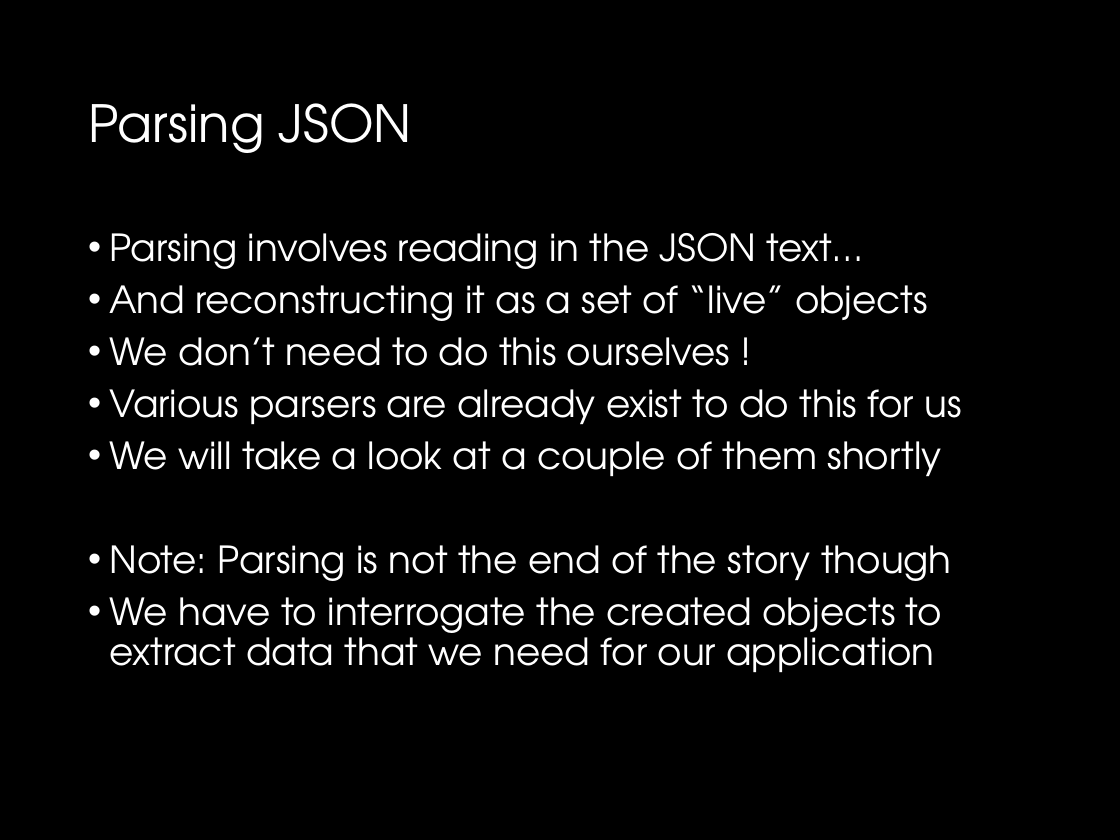
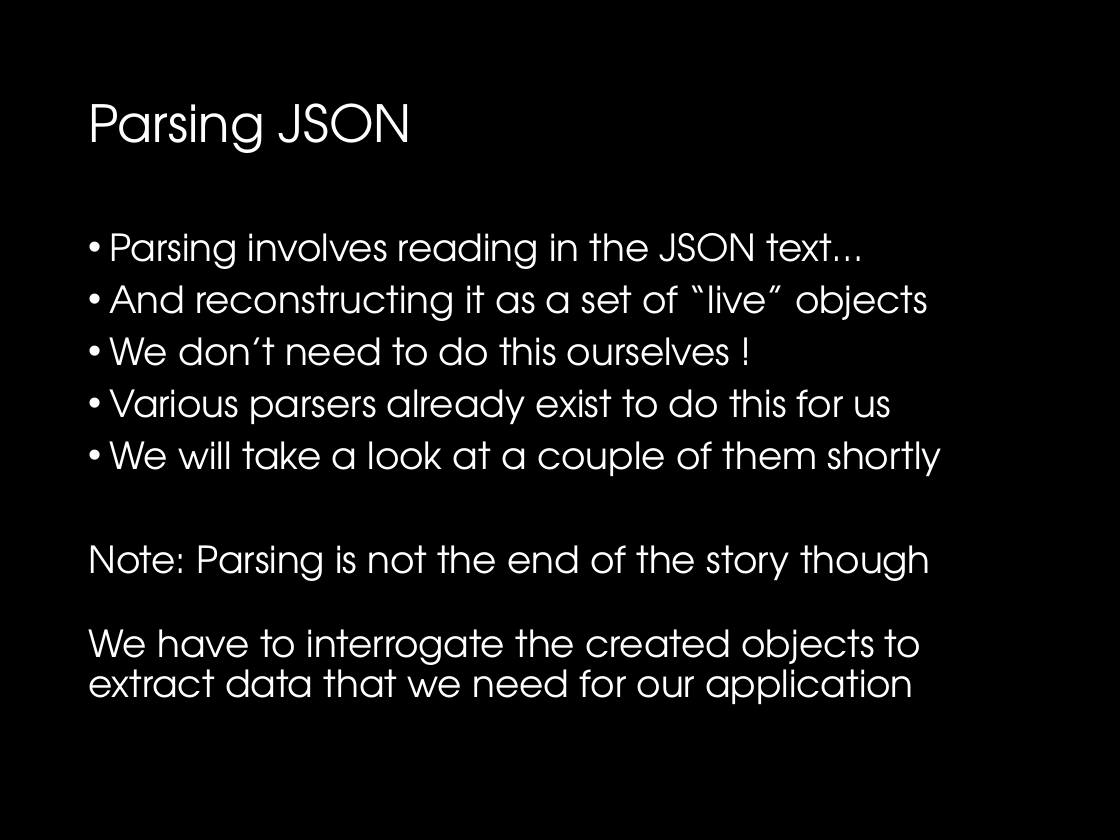
Before and after one commit to drslock/SPE2018, a slide deck: slide 7 of Lecture Slides/16 Spring JSON.pptx. Drawn at 1120x840 pixels with LibreOffice and Linux fonts; fonts in the diff are those of the drawing. Boxes give left, top, right and bottom in pixels: in the first picture for what was removed or moved away, otherwise in the second. Text is boxed around its words. In the diff, an @@ line names an element or a change of style, - is before the commit and + after.

```diff
--- a/Lecture Slides/16 Spring JSON.pptx
+++ b/Lecture Slides/16 Spring JSON.pptx
@@ text at (x1=109, y1=389, x2=891, y2=425): text changed @@
-• Various parsers are already exist to do this for us
+• Various parsers already exist to do this for us
@@ text at (x1=88, y1=545, x2=930, y2=705): bullet • to none @@
```
Also in this commit, not shown: 9 other slides changed, 1 slide added, 1 other file.
